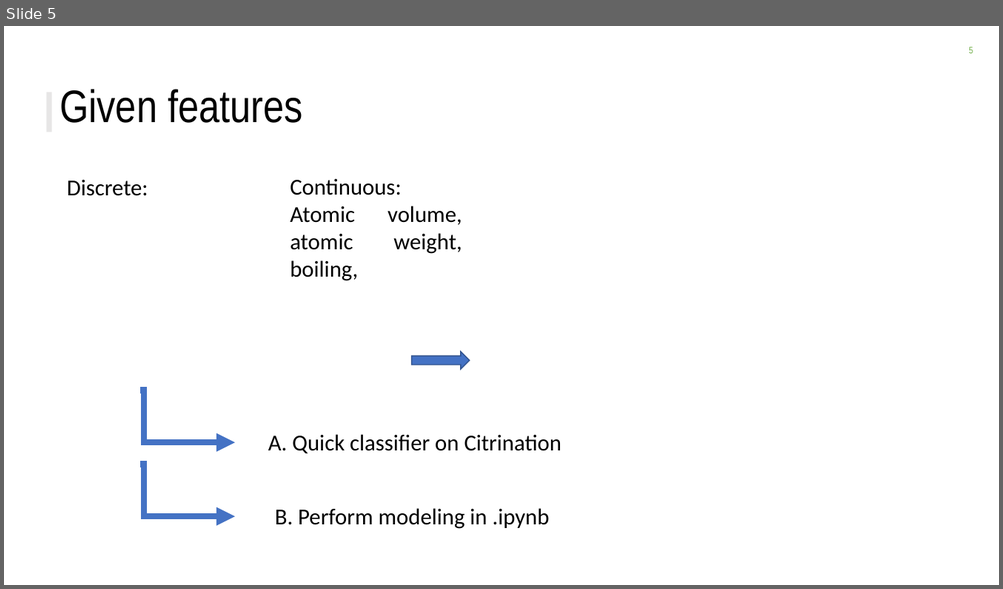
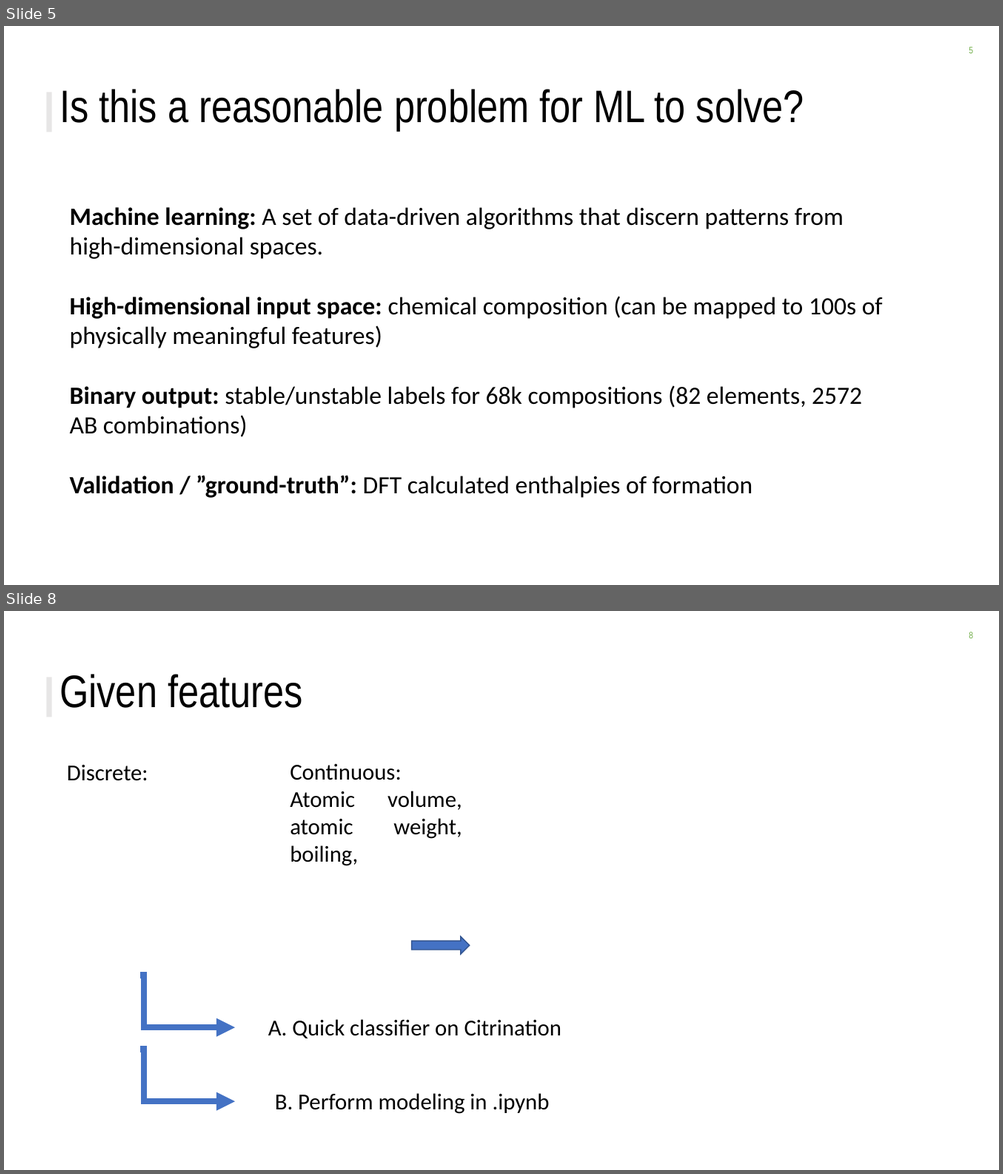
Before and after one commit to ckborg/DSE_challenge, a slide deck: DSE_challenge_slides.pptx. Shown one above the other, each under a label of ours: slide 5 before the commit, slides 5 and 8 after it; the slides between them are not shown. The pictures are 1003x589 and 1003x1174 pixels, drawn with LibreOffice and Linux fonts; fonts in the diff are those of the drawing; background and template pictures are left out. Boxes give left, top, right and bottom in pixels: in the first picture for what was removed or moved away, otherwise in the second. Text is boxed around its words. In the diff, an @@ line names an element or a change of style, - is before the commit and + after.

```diff
--- a/DSE_challenge_slides.pptx
+++ b/DSE_challenge_slides.pptx
@@ slide 5 added at [4, 26, 999, 585], background #FFFFFF; not listed: 2 template elements that a slide beside it also shows @@
@@ title added at [60, 89, 804, 131], 44 pt, text #000000 @@
+Is this a reasonable problem for ML to solve?
@@ text added at [70, 207, 882, 498], 24 pt, text #000000 @@
+Machine learning: A set of data-driven algorithms that discern patterns from high-dimensional spaces.
+High-dimensional input space: chemical composition (can be mapped to 100s of physically meaningful features)
+Binary output: stable/unstable labels for 68k compositions (82 elements, 2572 AB combinations)
+Validation / ”ground-truth”: DFT calculated enthalpies of formation
@@ what was slide 5 is now slide 8 @@
```
Also in this commit, not shown: 3 slides changed, 5 other slides added.
